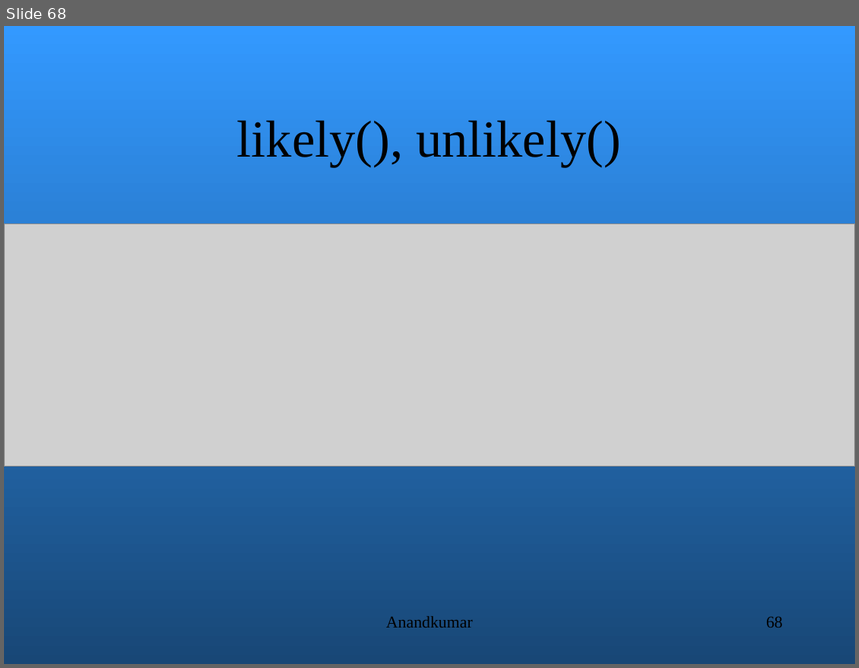
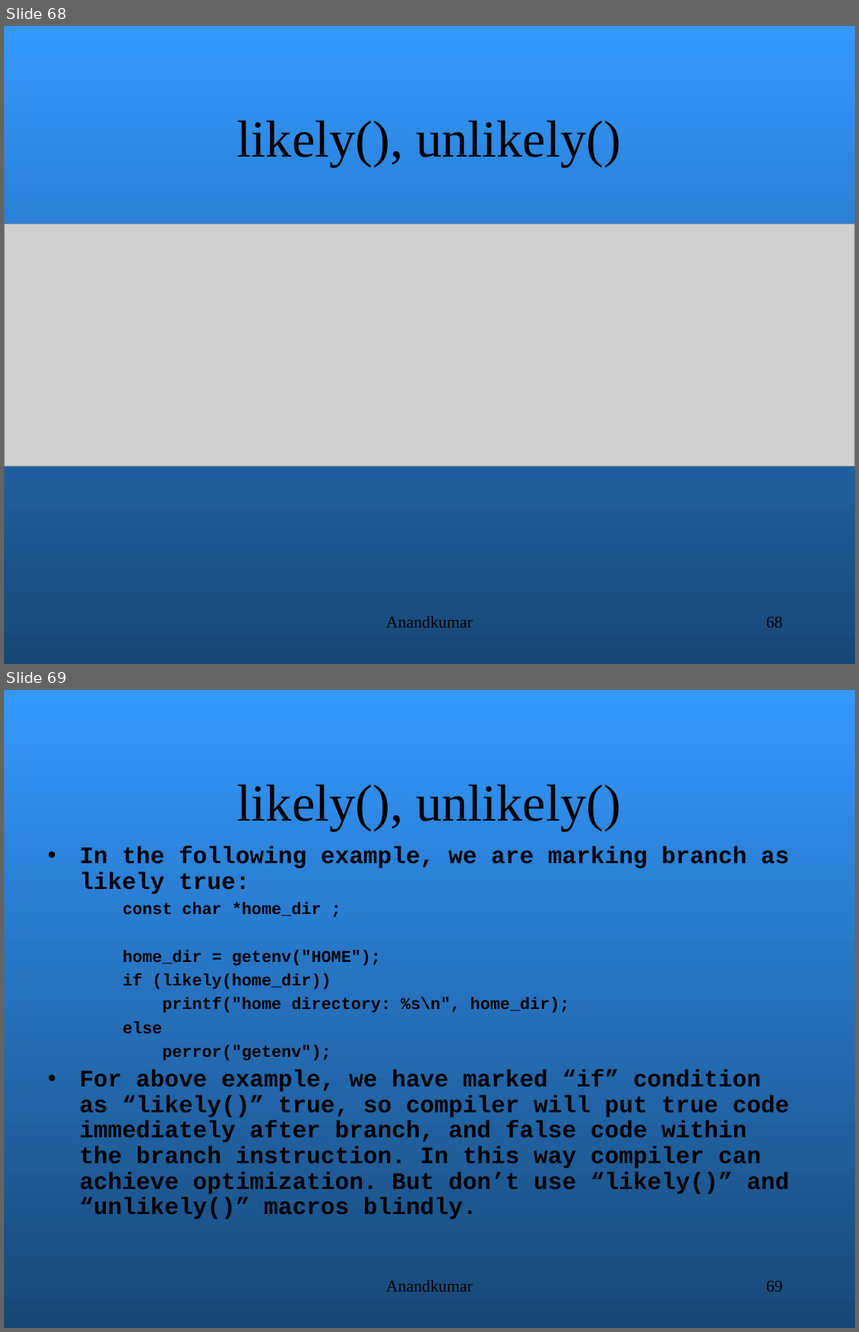
Before and after one commit to amitsagargowda/LinuxKernelDevelopment, a slide deck: Kernel_programming.ppt. Shown one above the other, each under a label of ours: slide 68 before the commit, slides 68 and 69 after it. The pictures are 859x668 and 859x1332 pixels, drawn with LibreOffice and Linux fonts; fonts in the diff are those of the drawing; grey boxes stand for pictures; background and template pictures are left out. Boxes give left, top, right and bottom in pixels: in the first picture for what was removed or moved away, otherwise in the second. Text is boxed around its words. In the diff, an @@ line names an element or a change of style, - is before the commit and + after.

```diff
--- a/Kernel_programming.ppt
+++ b/Kernel_programming.ppt
@@ slide 69 added at <box>4,690,855,1328</box>, background gradient #3399FF to #184776 @@
@@ text added at <box>237,784,621,831</box>, 44 pt, text #000000 @@
+likely(), unlikely()
@@ text added at <box>79,847,790,1220</box>, 20 pt, text #000000, bold @@
+• In the following example, we are marking branch as likely true:
+    const char *home_dir ;
+    home_dir = getenv("HOME");
+    if (likely(home_dir))
+    printf("home directory: %s\n", home_dir);
+    else
+    perror("getenv");
+• For above example, we have marked “if” condition as “likely()” true, so compiler will put true code immediately after branch, and false code within the branch instruction. In this way compiler can achieve optimization. But don’t use “likely()” and “unlikely()” macros blindly.
@@ text added at <box>386,1281,473,1292</box>, 14 pt, text #000000 @@
+Anandkumar
@@ page number added at <box>766,1281,783,1292</box>, 14 pt, text #000000 @@
+69
```
Also in this commit, not shown: 20 slides changed, 19 other slides added, 2 other files.
